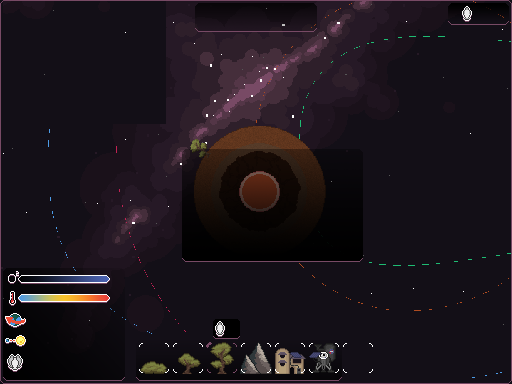
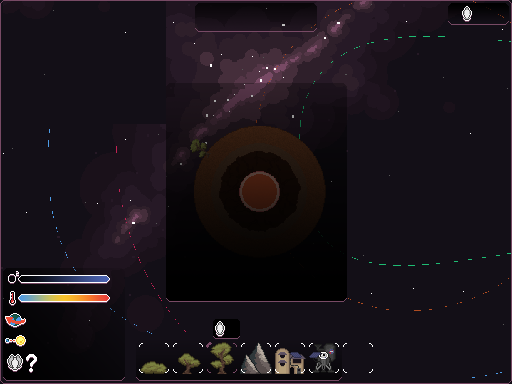
Comparing the layer stacks of the two w=512, h=384 images. Changes:
added layer "Layer 6" above "plus_button" over [26, 354, 37, 373]
renamed "Layer 4" to "Layer 5", painted on it over [166, 83, 363, 302]
